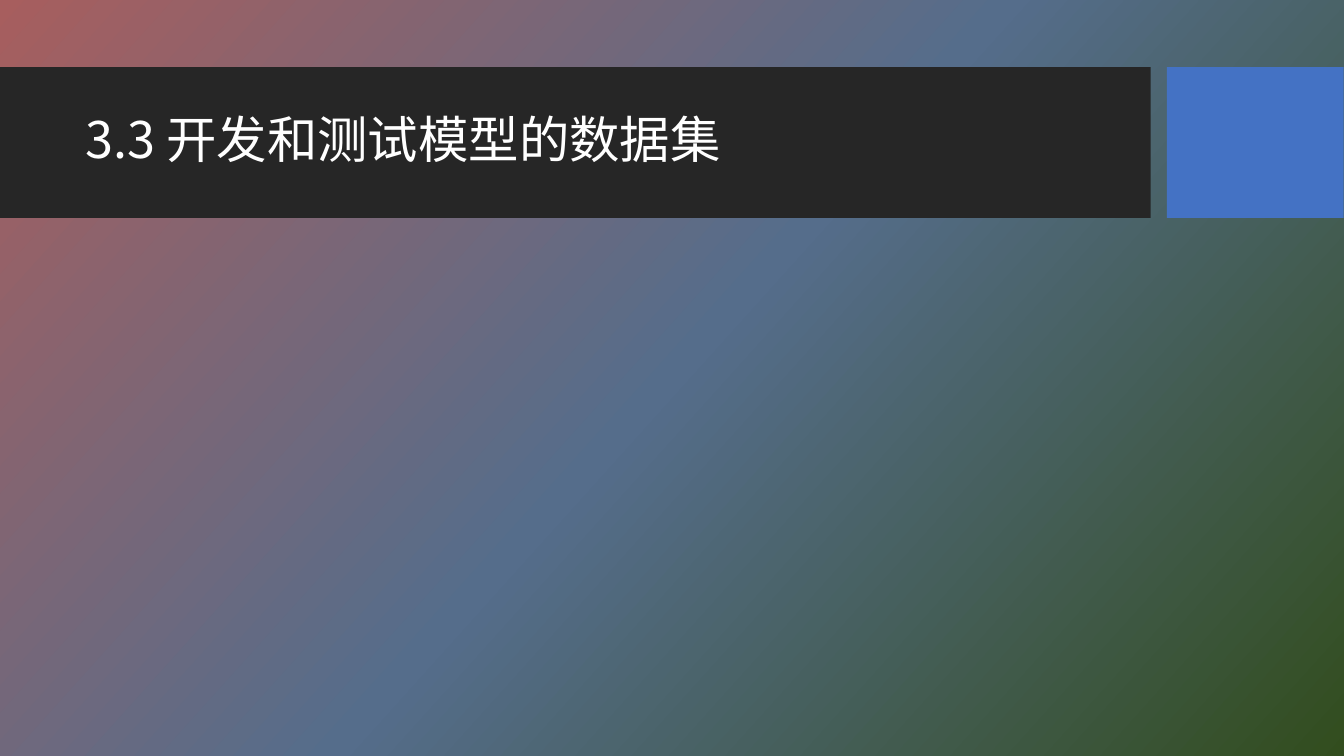
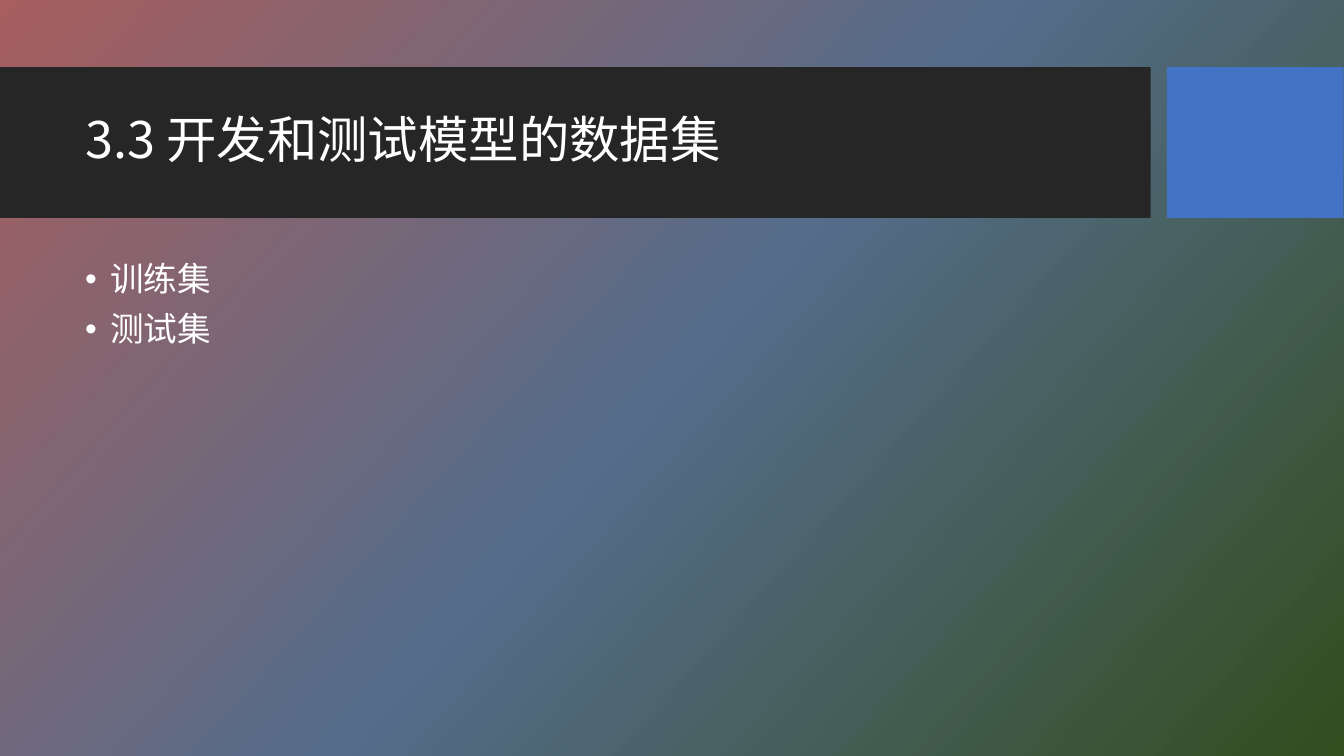
Before and after one commit to HBU/NLP_PPT, a slide deck: slide 27 of PPT-2020/ch03 n元语法模型.pptx (slide 8 before the commit). Drawn at 1344x756 pixels with LibreOffice and Linux fonts; fonts in the diff are those of the drawing; background and template pictures are left out. Boxes give left, top, right and bottom in pixels: in the first picture for what was removed or moved away, otherwise in the second. Text is boxed around its words. In the diff, an @@ line names an element or a change of style, - is before the commit and + after.

```diff
--- a/PPT-2020/ch03 n元语法模型.pptx
+++ b/PPT-2020/ch03 n元语法模型.pptx
@@ text added at bbox=[110, 262, 211, 344], 24 pt, text #FFFFFF @@
+• 训练集
+• 测试集
```
Also in this commit, not shown: 4 other slides changed, 22 slides added, 3 slides removed.
